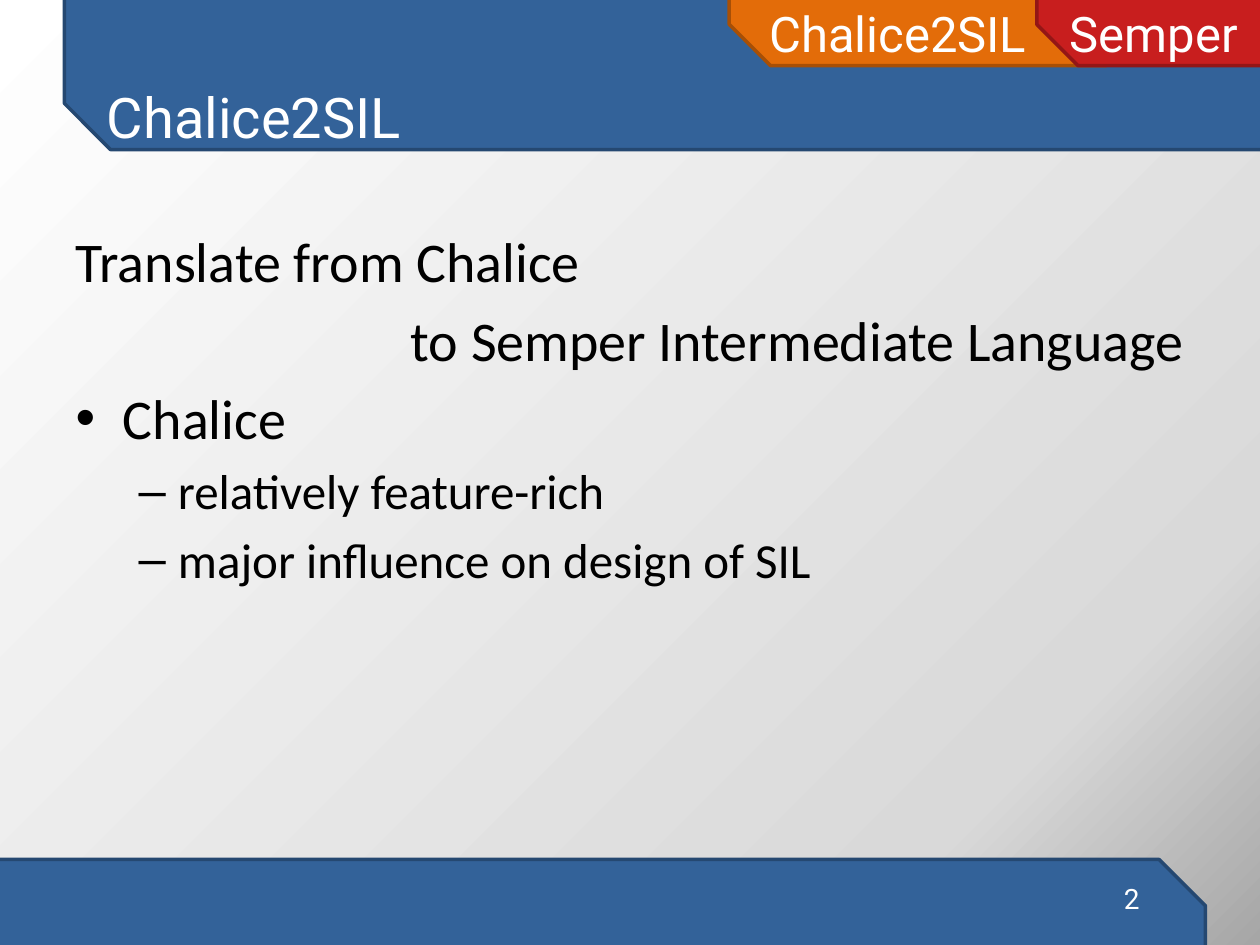
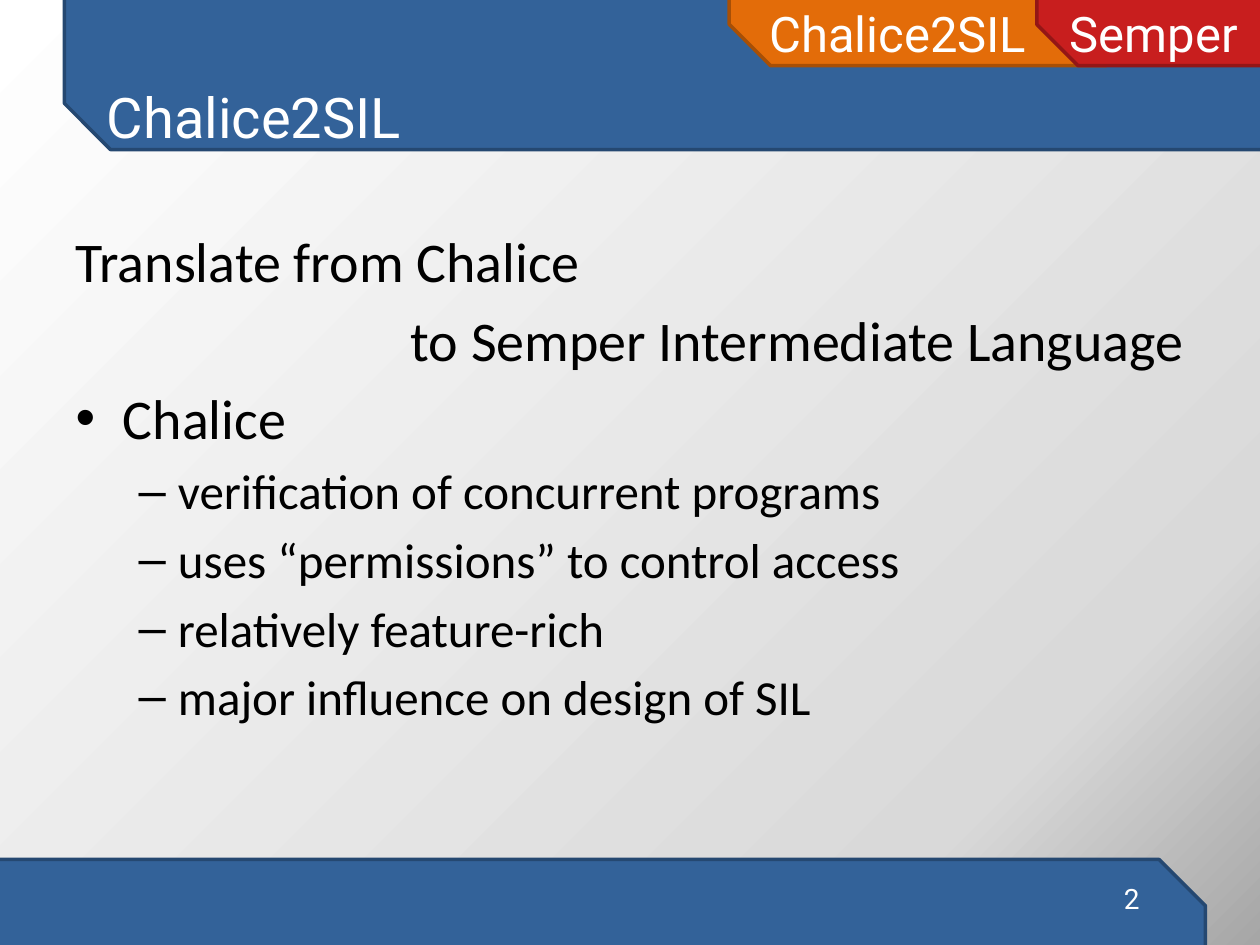
Before and after one commit to viperproject/chalice2silver, a slide deck: slide 2 of chalice2sil/doc/presentation/chalice2sil-presentation.pptx. Drawn at 1260x945 pixels with LibreOffice and Linux fonts; fonts in the diff are those of the drawing. Boxes give left, top, right and bottom in pixels: in the first picture for what was removed or moved away, otherwise in the second. Text is boxed around its words. In the diff, an @@ line names an element or a change of style, - is before the commit and + after.

```diff
--- a/chalice2sil/doc/presentation/chalice2sil-presentation.pptx
+++ b/chalice2sil/doc/presentation/chalice2sil-presentation.pptx
@@ text at (178, 475, 899, 586): paragraphs added @@
+  – verification of concurrent programs
+  – uses “permissions” to control access
```
Also in this commit, not shown: 3 other slides changed, 1 other file.
